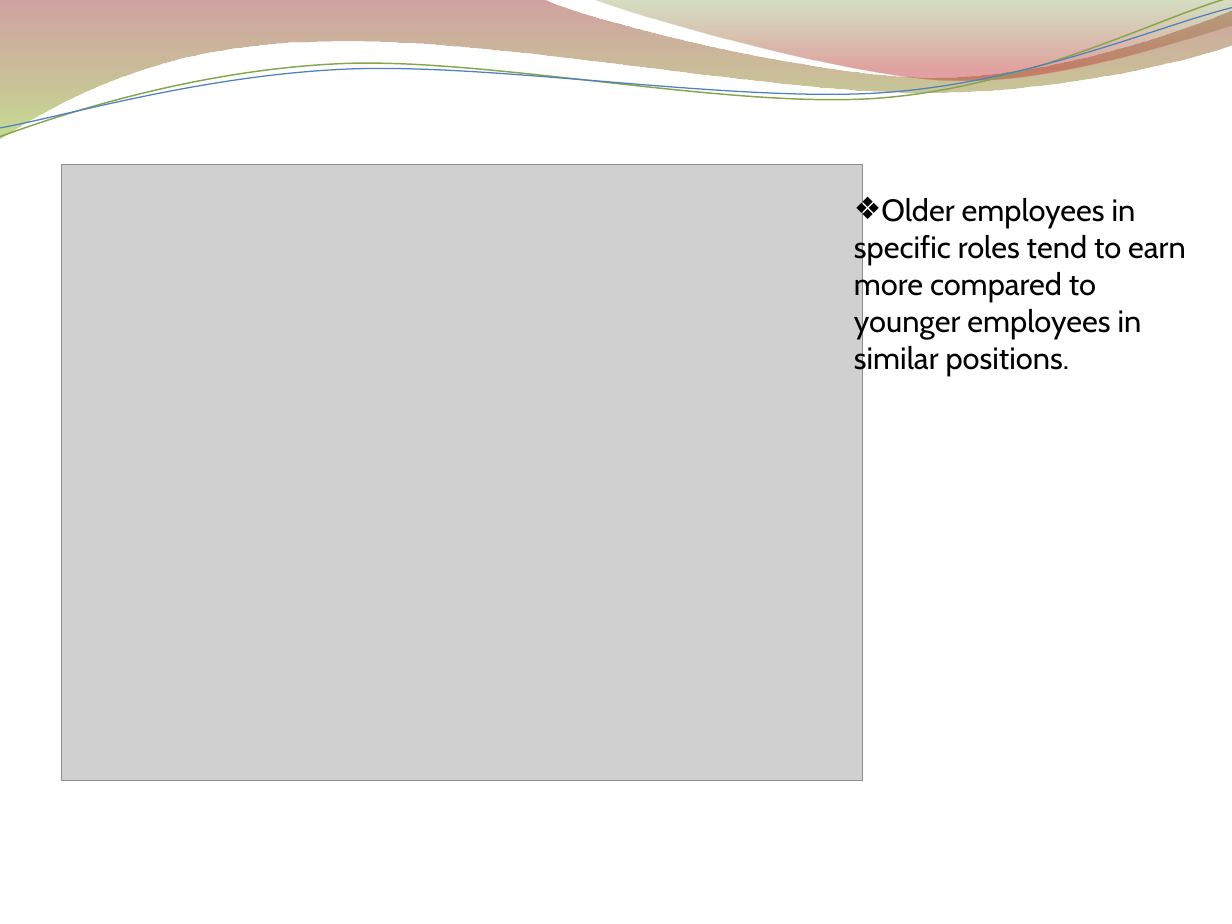
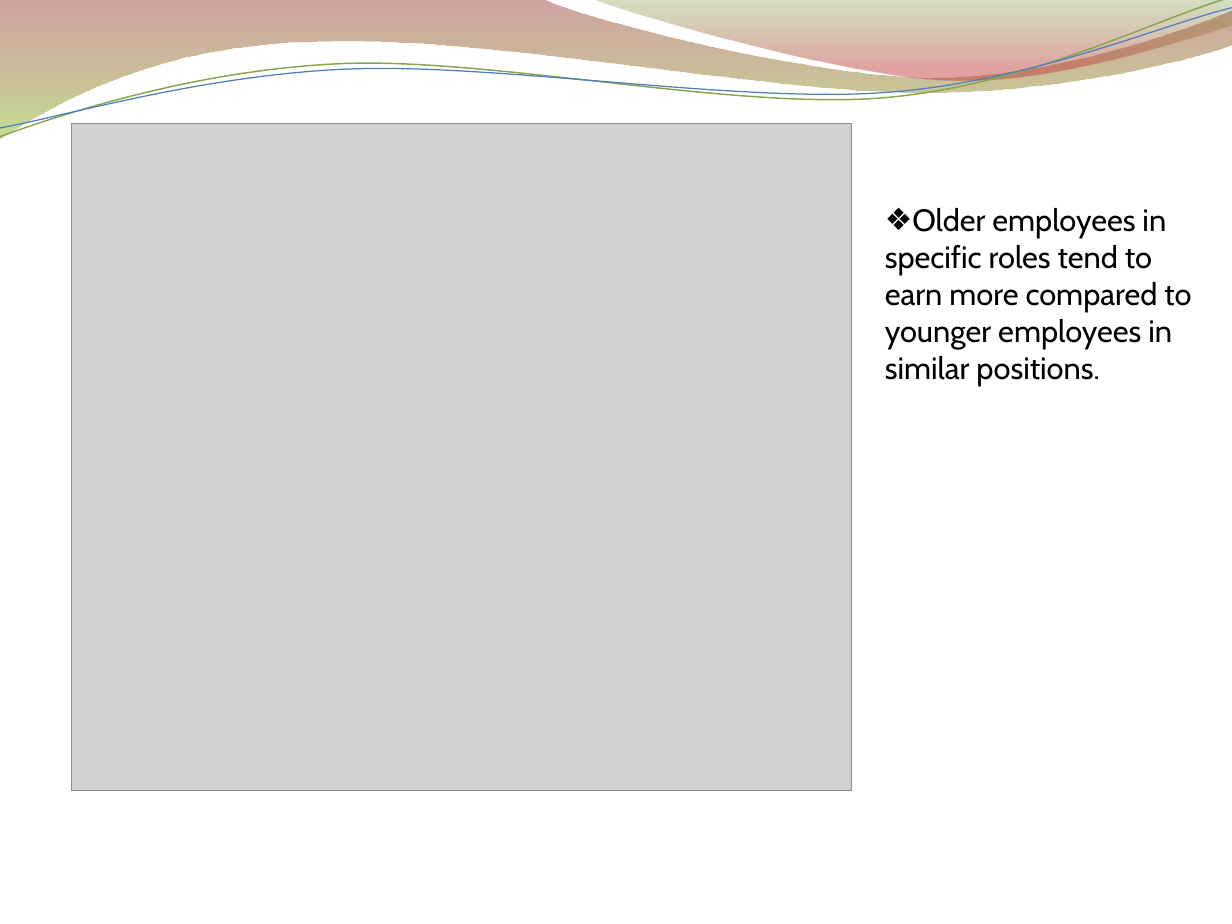
Before and after one commit to rukundeste/Python_project, a slide deck: slide 22 of Python_projet_slides.pptx. Drawn at 1232x924 pixels with LibreOffice and Linux fonts; fonts in the diff are those of the drawing; grey boxes stand for pictures; background and template pictures are left out. Boxes give left, top, right and bottom in pixels: in the first picture for what was removed or moved away, otherwise in the second. Text is boxed around its words. In the diff, an @@ line names an element or a change of style, - is before the commit and + after.

Commit message:
python_project_slides up

```diff
--- a/Python_projet_slides.pptx
+++ b/Python_projet_slides.pptx
@@ picture: place and size @@
-picture at (62, 164, 862, 780)
+picture at (71, 123, 851, 791)
@@ text "Older employees in specific roles ..." rewrapped from (854, 198, 1186, 376) to (885, 208, 1191, 386) @@
```
